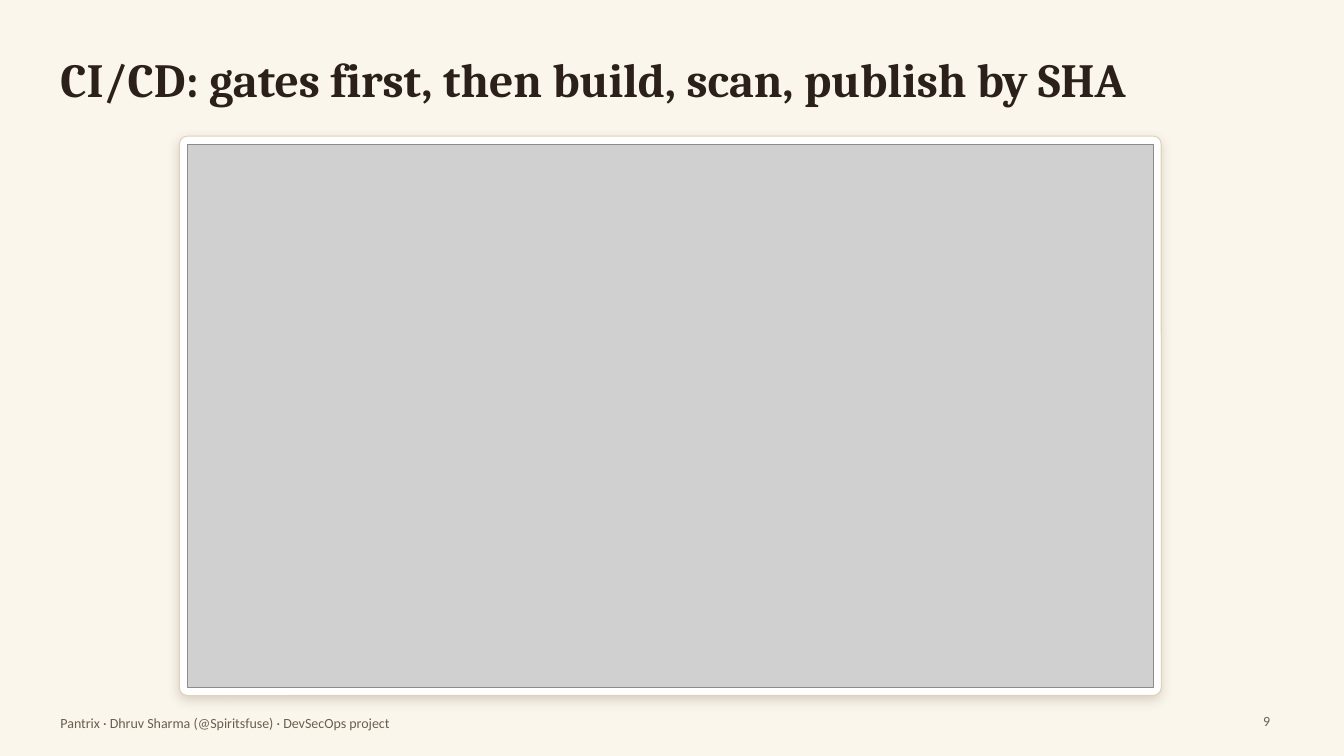
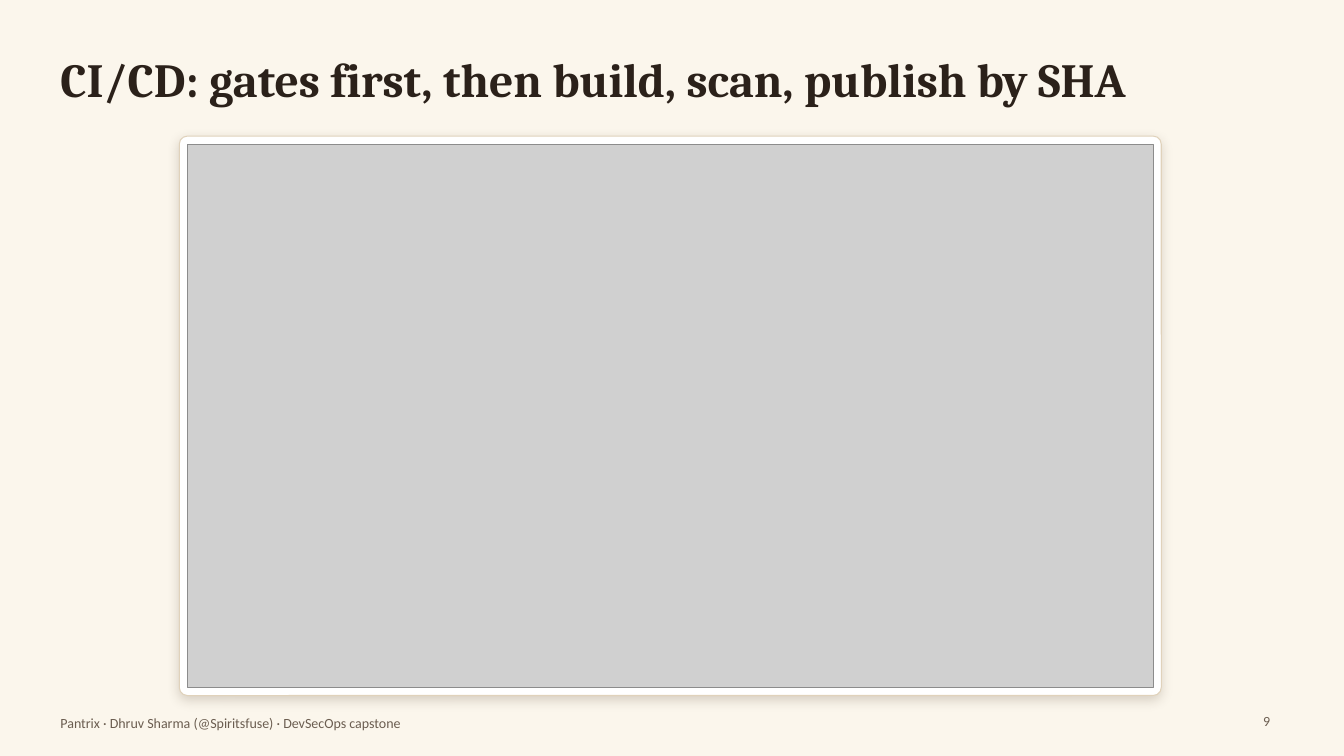
Before and after one commit to Spiritsfuse/pantrix, a slide deck: slide 9 of demo/presentation.pptx. Drawn at 1344x756 pixels with LibreOffice and Linux fonts; fonts in the diff are those of the drawing; grey boxes stand for pictures. Boxes give left, top, right and bottom in pixels: in the first picture for what was removed or moved away, otherwise in the second. Text is boxed around its words. In the diff, an @@ line names an element or a change of style, - is before the commit and + after.

Commit message:
Keep the capstone wording consistent across the deck, captions and video script

```diff
--- a/demo/presentation.pptx
+++ b/demo/presentation.pptx
@@ text at [60, 718, 400, 730]: text changed @@
-Pantrix · Dhruv Sharma (@Spiritsfuse) · DevSecOps project
+Pantrix · Dhruv Sharma (@Spiritsfuse) · DevSecOps capstone
```
Also in this commit, not shown: 14 other slides changed, 2 other files.
